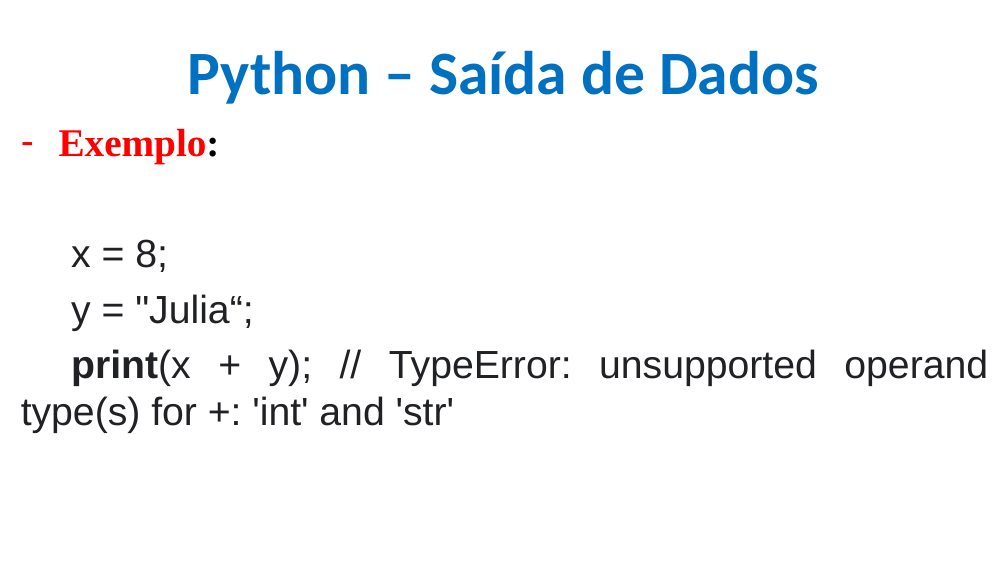
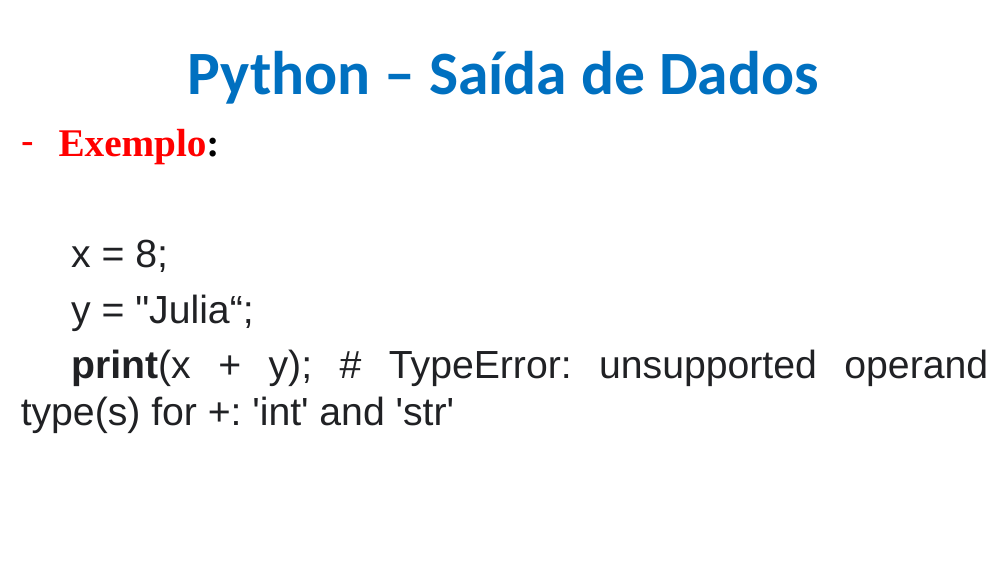
Before and after one commit to CloudEducationBrazil/WydenPythonParadigmas, a slide deck: slide 11 of 01 Classes/Aula 03 Programação Python - input output de Dados Formatação e Estrutura de Sequencial.pptx. Drawn at 1008x567 pixels with LibreOffice and Linux fonts; fonts in the diff are those of the drawing; background and template pictures are left out. Boxes give left, top, right and bottom in pixels: in the first picture for what was removed or moved away, otherwise in the second. Text is boxed around its words. In the diff, an @@ line names an element or a change of style, - is before the commit and + after.

Commit message:
PPTs Aulas 2 a 8 Python 24/08/2022

```diff
--- a/01 Classes/Aula 03 Programação Python - input output de Dados Formatação e Estrutura de Sequencial.pptx
+++ b/01 Classes/Aula 03 Programação Python - input output de Dados Formatação e Estrutura de Sequencial.pptx
@@ text at box(21, 349, 988, 433): text changed @@
-print(x + y); // TypeError: unsupported operand type(s) for +: 'int' and 'str'
+print(x + y); # TypeError: unsupported operand type(s) for +: 'int' and 'str'
```
Also in this commit, not shown: 4 other slides changed, 5 other files.
